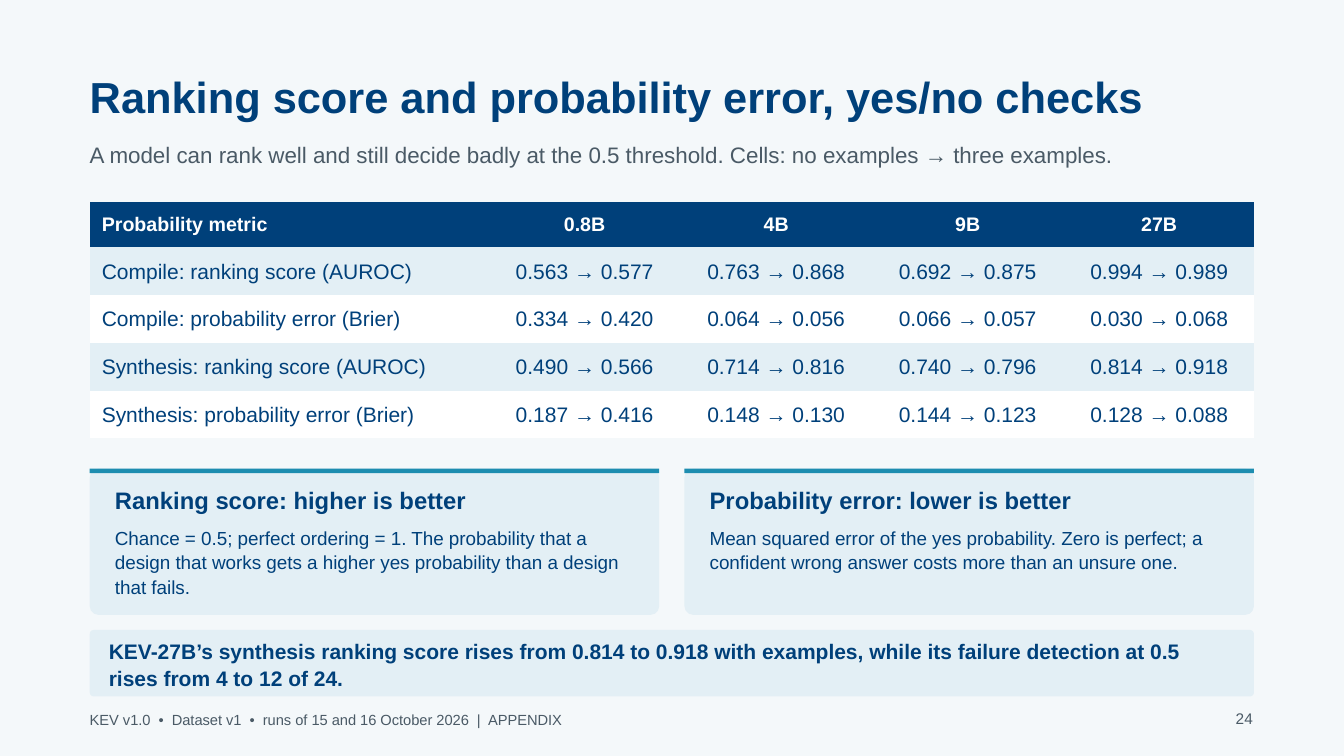
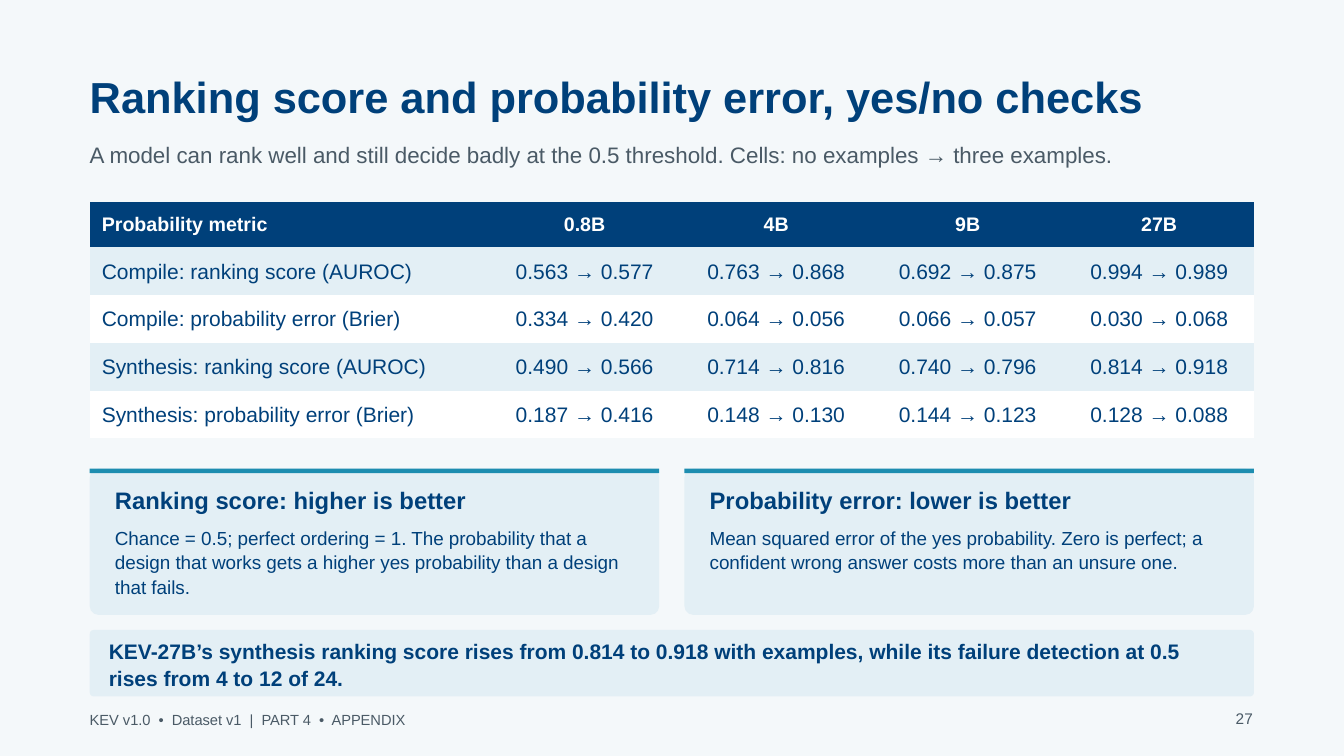
Before and after one commit to stef-c1/JEV_RTL_Benchmarking, a slide deck: slide 27 of presentations/KEV_RTL_findings_20261015.pptx (slide 24 before the commit). Drawn at 1344x756 pixels with LibreOffice and Linux fonts; fonts in the diff are those of the drawing. Boxes give left, top, right and bottom in pixels: in the first picture for what was removed or moved away, otherwise in the second. Text is boxed around its words. In the diff, an @@ line names an element or a change of style, - is before the commit and + after.

```diff
--- a/presentations/KEV_RTL_findings_20261015.pptx
+++ b/presentations/KEV_RTL_findings_20261015.pptx
@@ text at (90, 715, 406, 725): text changed @@
-KEV v1.0 • Dataset v1 • runs of 15 and 16 October 2026 | APPENDIX
+KEV v1.0 • Dataset v1 | PART 4 • APPENDIX
@@ text at (1236, 713, 1253, 724): text changed @@
-24
+27
```
Also in this commit, not shown: 26 other slides changed, 5 slides added, 2 slides removed, 45 other files.
